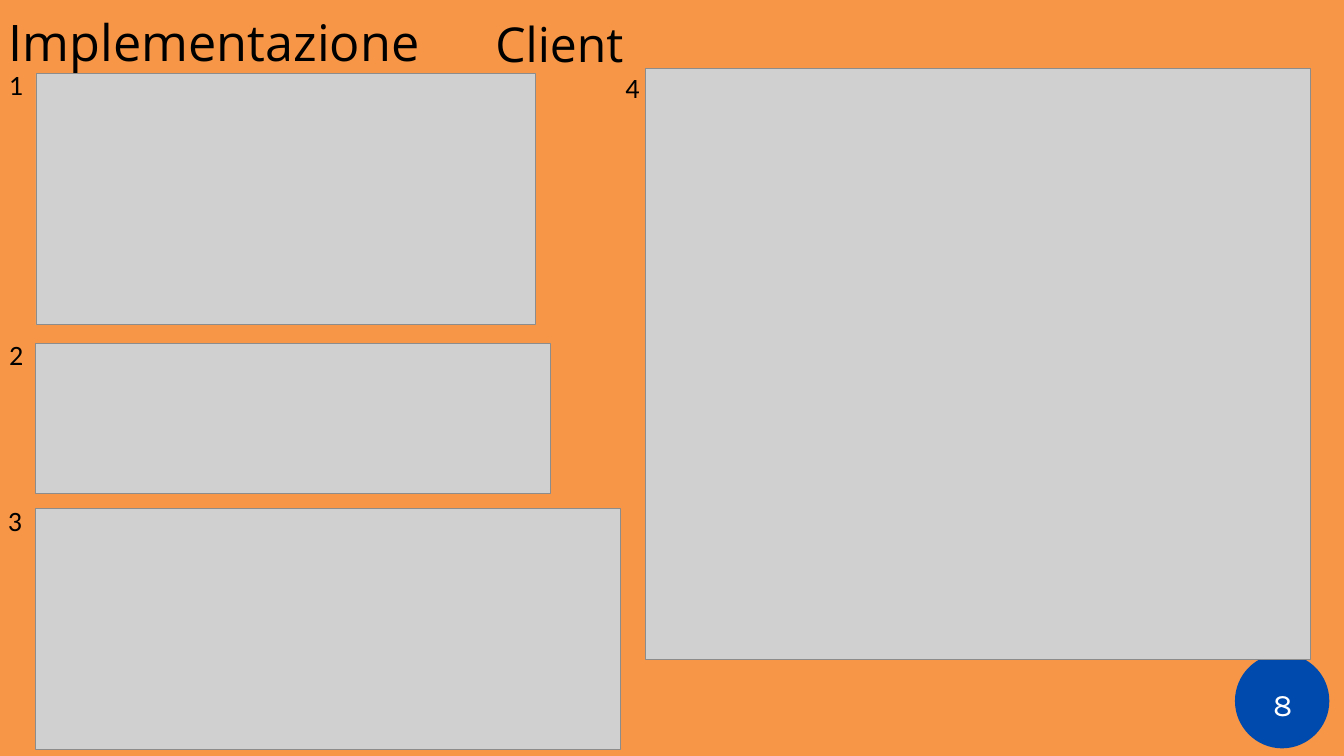
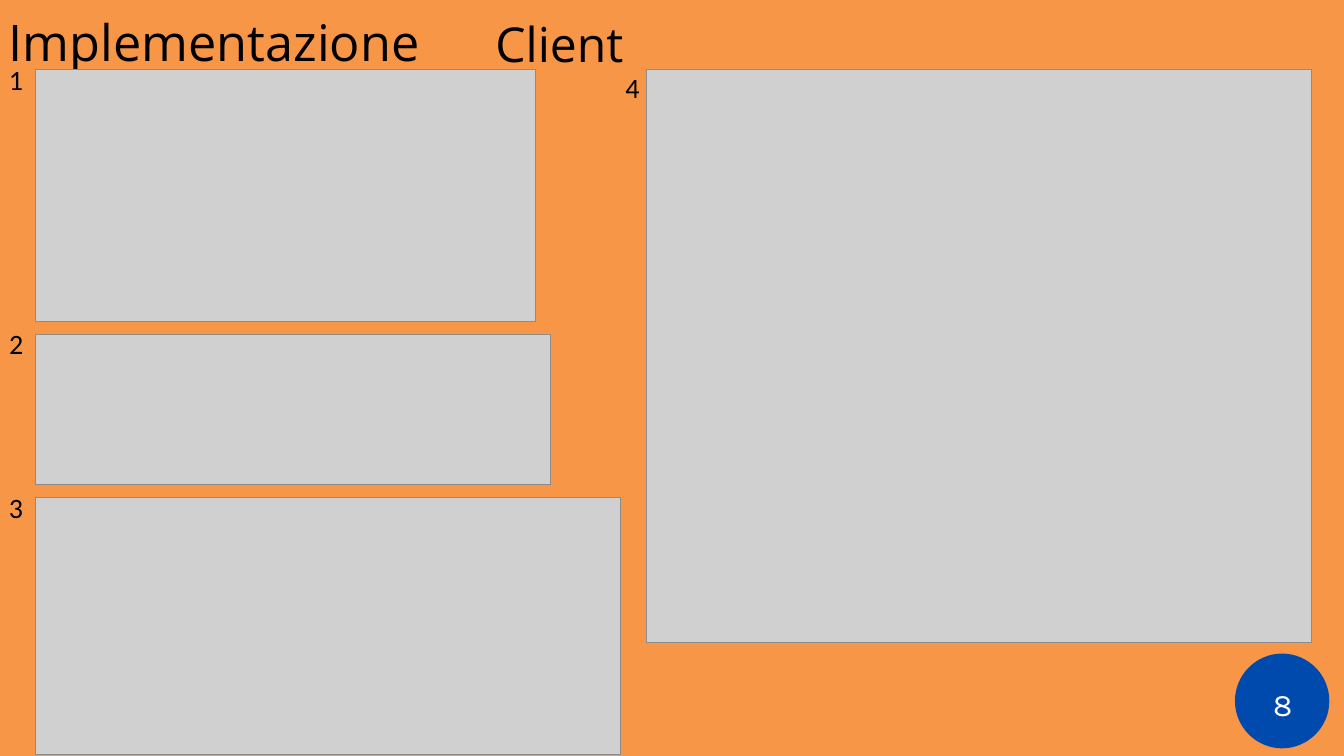
Before and after one commit to ilcors-dev/gruppo-reti, a slide deck: slide 8 of esercitazione_1/documents/Esercitazione 1.pptx. Drawn at 1344x756 pixels with LibreOffice and Linux fonts; fonts in the diff are those of the drawing; grey boxes stand for pictures. Boxes give left, top, right and bottom in pixels: in the first picture for what was removed or moved away, otherwise in the second. Text is boxed around its words. In the diff, an @@ line names an element or a change of style, - is before the commit and + after.

```diff
--- a/esercitazione_1/documents/Esercitazione 1.pptx
+++ b/esercitazione_1/documents/Esercitazione 1.pptx
@@ text "1": place and size @@
-text "1" at (9, 77, 23, 95)
+text "1" at (9, 72, 23, 90)
@@ picture: place and size @@
-picture at (36, 73, 536, 325)
+picture at (36, 70, 536, 321)
@@ picture: place and size @@
-picture at (646, 69, 1310, 659)
+picture at (647, 69, 1312, 642)
@@ text "2": place and size @@
-text "2" at (9, 347, 23, 365)
+text "2" at (9, 336, 23, 354)
@@ picture: place and size @@
-picture at (36, 343, 550, 493)
+picture at (36, 335, 550, 485)
@@ text "3": place and size @@
-text "3" at (8, 513, 22, 531)
+text "3" at (9, 500, 23, 518)
@@ picture: place and size @@
-picture at (36, 508, 620, 749)
+picture at (36, 498, 621, 755)
```
Also in this commit, not shown: 3 other files.
